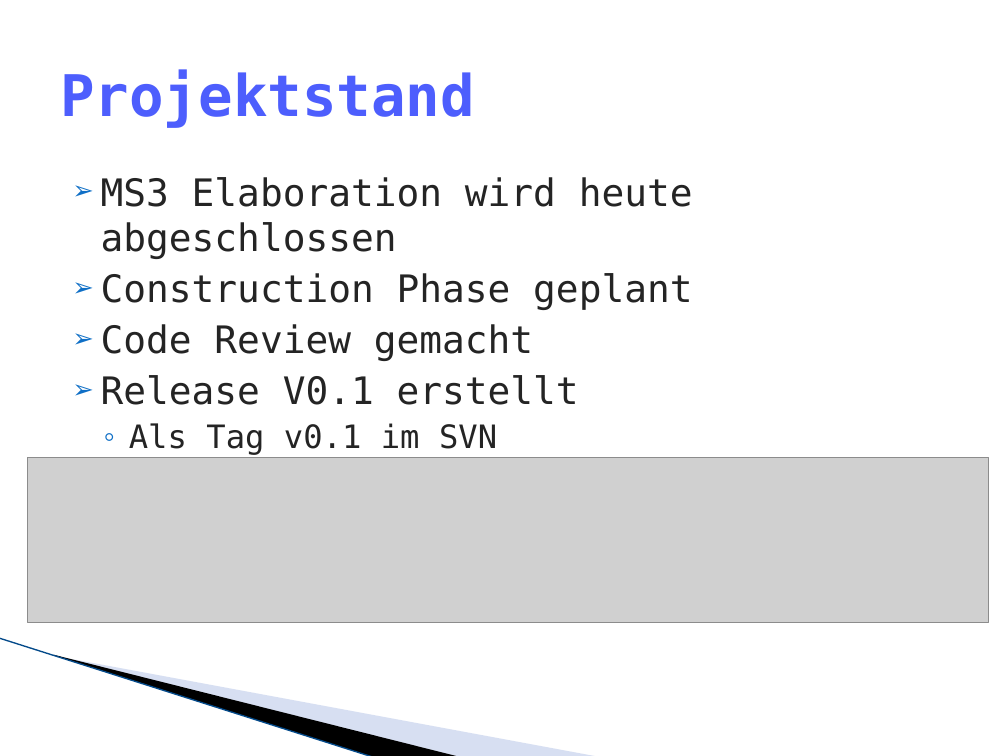
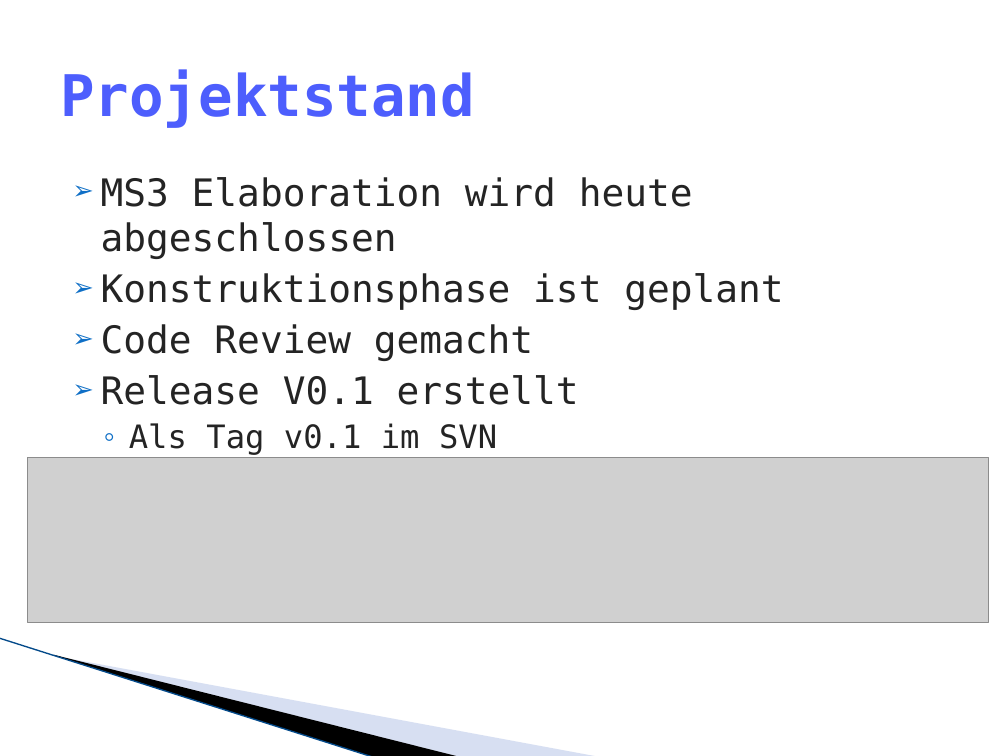
Before and after one commit to lukaselmer/hsr-mrt-software-engineering-2-project, a slide deck: slide 28 of doc/05_Design/praesentation.pptx (slide 29 before the commit). Drawn at 1008x756 pixels with LibreOffice and Linux fonts; fonts in the diff are those of the drawing; grey boxes stand for pictures; background and template pictures are left out. Boxes give left, top, right and bottom in pixels: in the first picture for what was removed or moved away, otherwise in the second. Text is boxed around its words. In the diff, an @@ line names an element or a change of style, - is before the commit and + after.

```diff
--- a/doc/05_Design/praesentation.pptx
+++ b/doc/05_Design/praesentation.pptx
@@ text at (101, 273, 783, 310): text changed @@
-➢ Construction Phase geplant
+➢ Konstruktionsphase ist geplant
```
Also in this commit, not shown: 3 other slides changed, 1 slide added, 1 slide removed.
